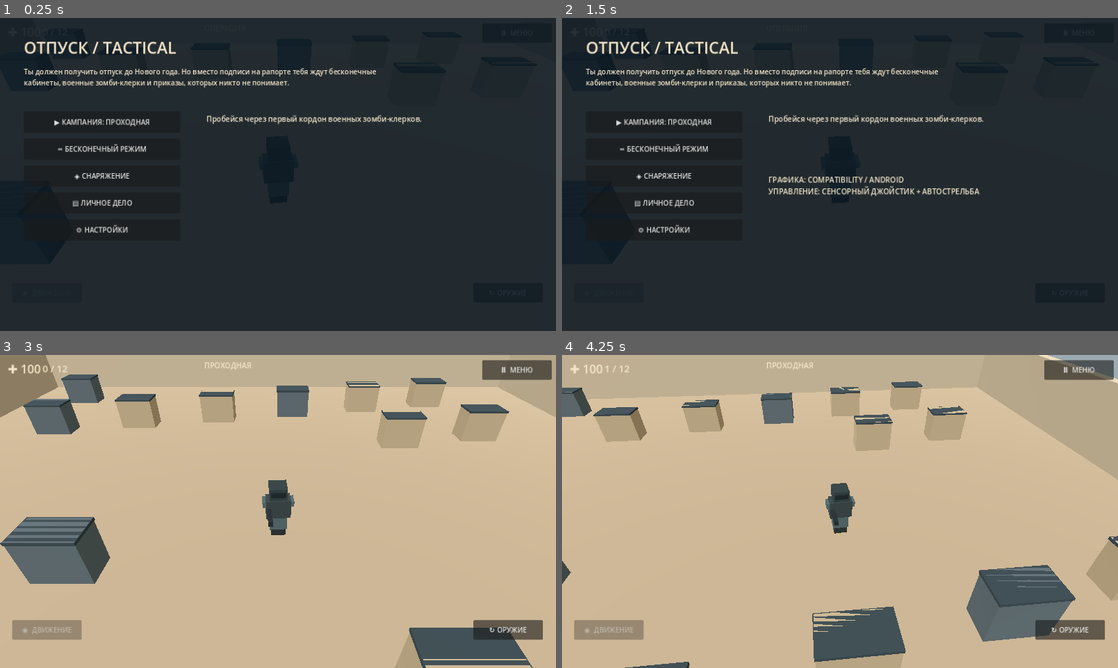
Above: before the commit, frames 1-4 (two rows, left to right).
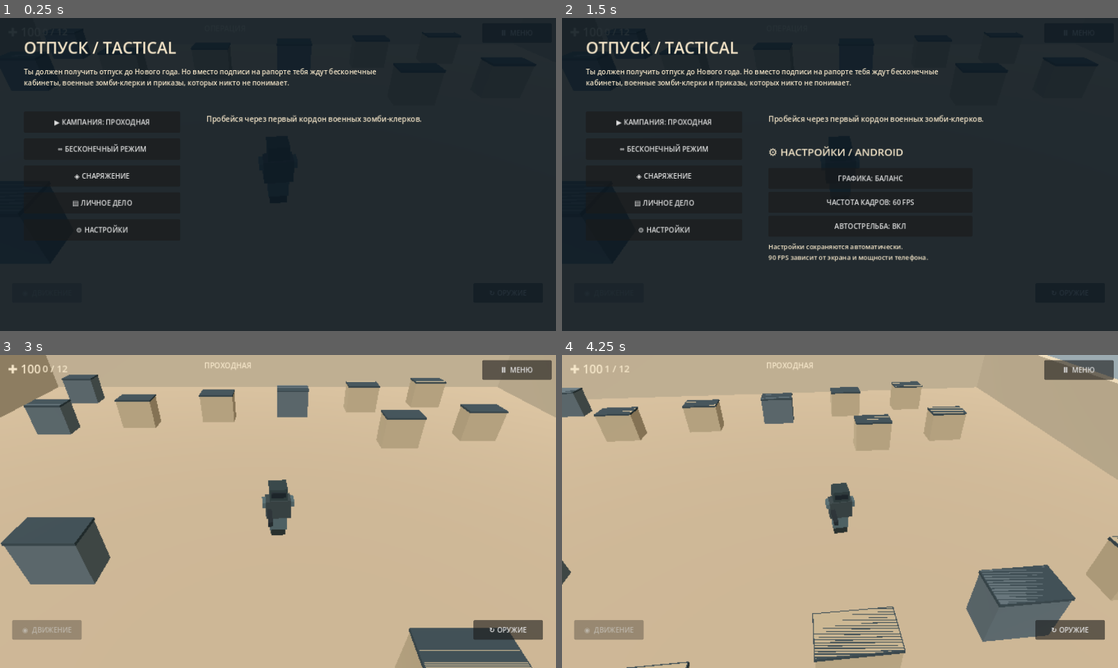
Above: after the commit, the same moments.

Repository: gemini13334-beep/---
Game: Godot game, scene res://scenes/main.tscn
Two runs of this game, one before a commit and one after it. Both use one fixed random seed, a clock stepped at 60 frames per second and the inputs below.
Inputs (mouse positions are in pixels of both pictures, inside the frame that each line leads up to):
- Up to frame 1 (0.25 s): no input
- Up to frame 2 (1.5 s): click "⚙ НАСТРОЙКИ" at 0.5 s; click "Ⅱ МЕНЮ" at 1.25 s
- Up to frame 3 (3 s): click "↻ ОРУЖИЕ" at 2 s; click "▶ КАМПАНИЯ: ПРОХОДНАЯ" at 2.75 s
- Up to frame 4 (4.25 s): tap Enter at 3.5 s; move the mouse to (962, 495) at 3.52 s; hold D from 3.53 s (still down); click (962, 495) at 3.67 s

The runs differ from the first frame. In frame 2, 2.2% of the frame differs, in the area x 37-76%, y 40-78%; in frame 3, 1.8%; in frame 4, 3.0%, in the area x 0-100%, y 0-100%.

Commit message:
Implement persistent Android graphics presets, FPS cap and autofire settings menu

Diff:
--- a/godot/scripts/main.gd
+++ b/godot/scripts/main.gd
@@ -2,6 +2,11 @@
 
 const Story = preload("res://scripts/story.gd")
 const SAVE_PATH := "user://vacation_save.json"
+const SETTINGS_PATH := "user://tactical_settings.json"
+var graphics_level := 1
+var fps_limit := 60
+var auto_fire := true
+var camera_shake := false
 var stage := 0
 var campaign_complete := false
 var endless := false
@@ -32,6 +37,8 @@
 
 func _ready() -> void:
  _load()
+ _load_settings()
+ _apply_settings()
  _build_world()
  _build_ui()
  _show_menu()
@@ -96,6 +103,7 @@
  cam.fov = 52
  add_child(cam)
  _update_camera(1.0)
+ _apply_settings()
 
 func _make_operator(root: Node3D, uniform: Color, player: bool) -> void:
  _box(root,"Boots",Vector3(0,0.18,0),Vector3(0.55,0.35,0.37),Color("#222b2b"))
@@ -148,7 +156,7 @@
    hp -= delta*12.0
   e.look_at(Vector3(hero.position.x,e.position.y,hero.position.z),Vector3.UP)
  fire_timer -= delta
- if fire_timer<=0:
+ if auto_fire and fire_timer<=0:
   var nearest: Node3D = null
   var distance: float = float(WEAPONS[weapon_index]["range"])
   for e in enemies:
@@ -287,9 +295,49 @@
 
 func _show_settings()->void:
  _show_menu()
- var l:=_label("ГРАФИКА: COMPATIBILITY / ANDROID\nУПРАВЛЕНИЕ: СЕНСОРНЫЙ ДЖОЙСТИК + АВТОСТРЕЛЬБА",17)
- l.position=Vector2(475,360)
- menu_layer.add_child(l)
+ var title:=_label("⚙ НАСТРОЙКИ / ANDROID",24)
+ title.position=Vector2(475,290)
+ menu_layer.add_child(title)
+ var quality_names:=["ЭКОНОМИЯ","БАЛАНС","КАЧЕСТВО"]
+ var quality:=_button("ГРАФИКА: "+quality_names[graphics_level])
+ quality.position=Vector2(475,345)
+ quality.custom_minimum_size=Vector2(470,48)
+ quality.pressed.connect(func(): graphics_level=(graphics_level+1)%3;_apply_settings();_save_settings();_show_settings())
+ menu_layer.add_child(quality)
+ var frames:=_button("ЧАСТОТА КАДРОВ: %d FPS"%fps_limit)
+ frames.position=Vector2(475,400)
+ frames.custom_minimum_size=Vector2(470,48)
+ frames.pressed.connect(func(): fps_limit=60 if fps_limit==30 else (90 if fps_limit==60 else 30);_apply_settings();_save_settings();_show_settings())
+ menu_layer.add_child(frames)
+ var shooting:=_button("АВТОСТРЕЛЬБА: "+("ВКЛ" if auto_fire else "ВЫКЛ"))
+ shooting.position=Vector2(475,455)
+ shooting.custom_minimum_size=Vector2(470,48)
+ shooting.pressed.connect(func(): auto_fire=not auto_fire;_save_settings();_show_settings())
+ menu_layer.add_child(shooting)
+ var note:=_label("Настройки сохраняются автоматически.\n90 FPS зависит от экрана и мощности телефона.",15)
+ note.position=Vector2(475,515)
+ menu_layer.add_child(note)
+
+func _apply_settings()->void:
+ Engine.max_fps=fps_limit
+ var scale_values:=[0.65,0.85,1.0]
+ get_viewport().scaling_3d_scale=scale_values[graphics_level]
+ if is_instance_valid(cam):
+  cam.far=32.0 if graphics_level==0 else (48.0 if graphics_level==1 else 65.0)
+
+func _load_settings()->void:
+ if not FileAccess.file_exists(SETTINGS_PATH): return
+ var file:=FileAccess.open(SETTINGS_PATH,FileAccess.READ)
+ var data=JSON.parse_string(file.get_as_text())
+ if data is Dictionary:
+  graphics_level=clampi(int(data.get("graphics",1)),0,2)
+  fps_limit=int(data.get("fps",60))
+  if fps_limit not in [30,60,90]: fps_limit=60
+  auto_fire=bool(data.get("auto_fire",true))
+
+func _save_settings()->void:
+ var file:=FileAccess.open(SETTINGS_PATH,FileAccess.WRITE)
+ file.store_string(JSON.stringify({"graphics":graphics_level,"fps":fps_limit,"auto_fire":auto_fire}))
 
 func _start(is_endless:bool)->void:
  endless=is_endless
